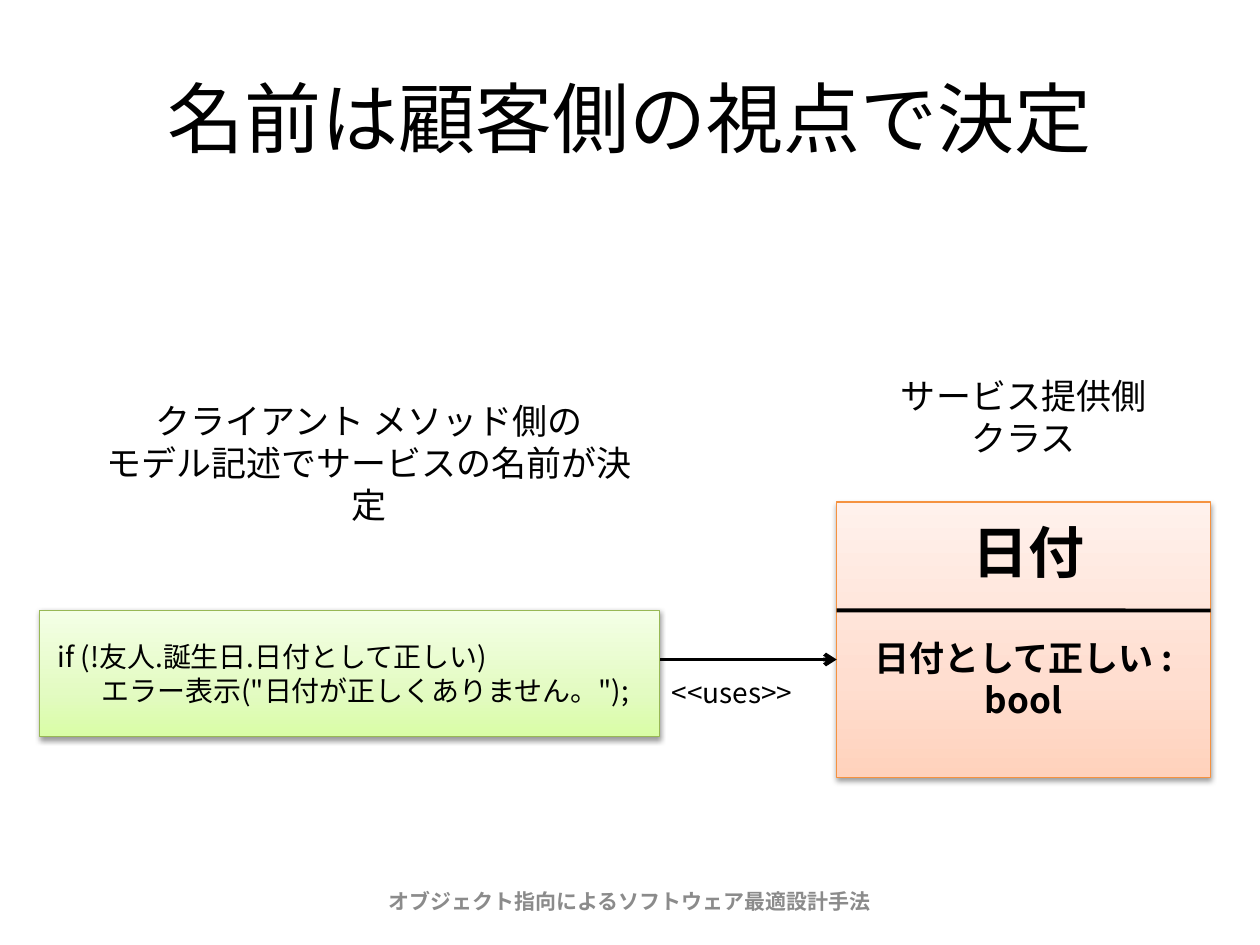
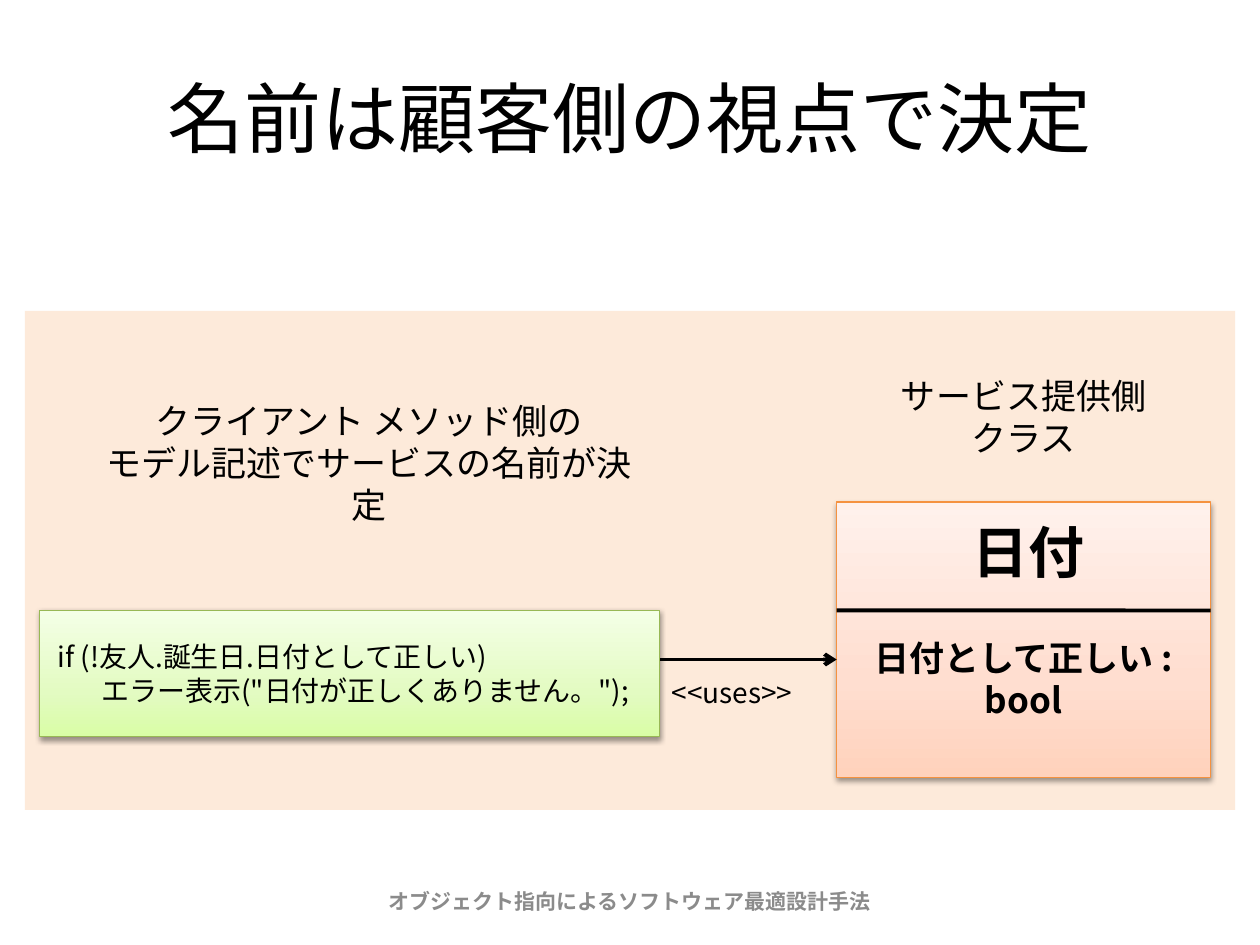
Before and after one commit to Fujiwo/Shos.ProgrammingBestPracticesAndPrinciples, a slide deck: slide 69 of 参考資料/元資料/オブジェクト指向によるソフトウェア最適設計手法 名前編.pptx. Drawn at 1260x945 pixels with LibreOffice and Linux fonts; fonts in the diff are those of the drawing. Boxes give left, top, right and bottom in pixels: in the first picture for what was removed or moved away, otherwise in the second. Text is boxed around its words. In the diff, an @@ line names an element or a change of style, - is before the commit and + after.

```diff
--- a/参考資料/元資料/オブジェクト指向によるソフトウェア最適設計手法 名前編.pptx
+++ b/参考資料/元資料/オブジェクト指向によるソフトウェア最適設計手法 名前編.pptx
@@ rectangle added at (25, 311, 1236, 810), fill #FDEADA @@
```
Also in this commit, not shown: 5 other slides changed, 8 other files.
